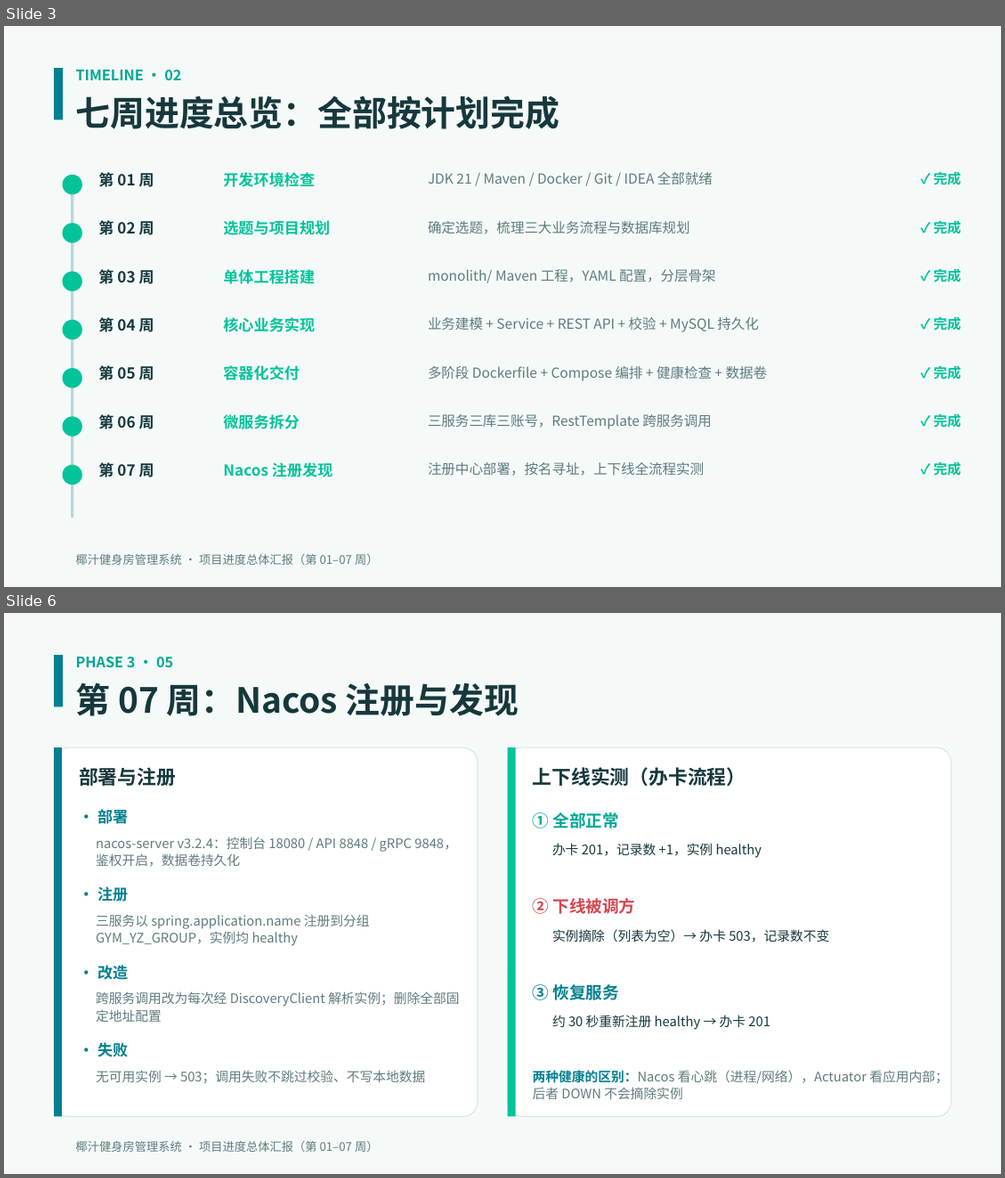
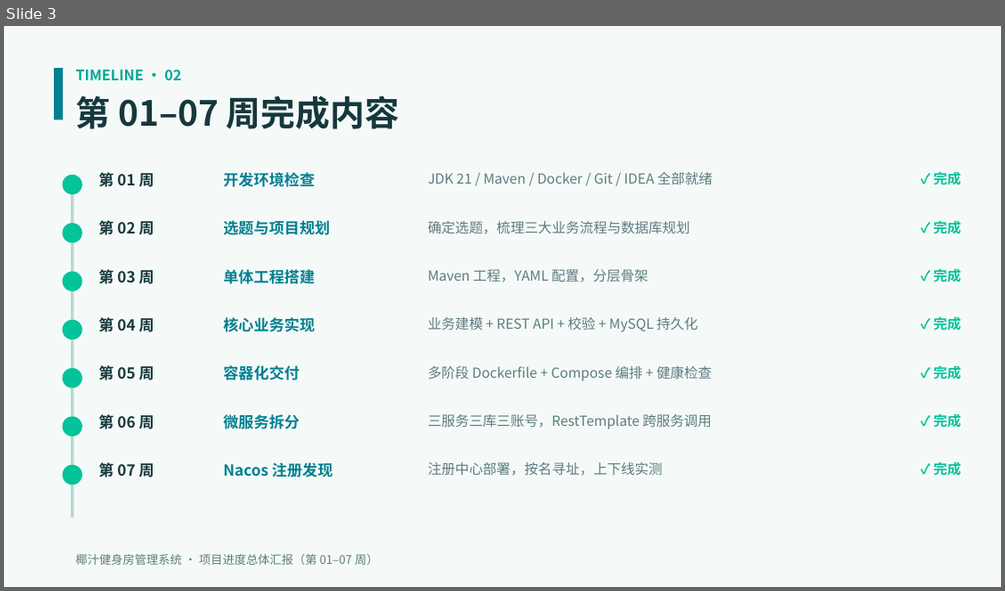
Before and after one commit to lovely7067/Microservices-practice-2412190217, a slide deck: docs/项目进度汇报-第01-07周.pptx. Shown one above the other, each under a label of ours: slides 3 and 6 before the commit, slide 3 after it; the slides between them are not shown. The pictures are 1005x1178 and 1005x591 pixels, drawn with LibreOffice and Linux fonts; fonts in the diff are those of the drawing. Boxes give left, top, right and bottom in pixels: in the first picture for what was removed or moved away, otherwise in the second. Text is boxed around its words. In the diff, an @@ line names an element or a change of style, - is before the commit and + after.

Commit message:
docs: PPT 精简为 7 页——项目介绍、01-07 周概览、关键代码页附真实结果截图（来自 week-06/07 截图库）

```diff
--- a/docs/项目进度汇报-第01-07周.pptx
+++ b/docs/项目进度汇报-第01-07周.pptx
@@ slide 6 removed at (4,613,1001,1174), background #F5FAF9 @@
@@ rectangle removed at (54,655,63,706) @@
@@ text removed at (76,656,173,668) @@
-PHASE 3 · 05
@@ text removed at (76,682,518,716) @@
-第 07 周：Nacos 注册与发现
@@ rounded rectangle removed at (54,747,477,1117) @@
@@ rectangle removed at (54,747,62,1117) @@
@@ text removed at (79,767,176,786) @@
-部署与注册
@@ rounded rectangle removed at (508,747,951,1117) @@
@@ rectangle removed at (508,747,516,1117) @@
@@ text removed at (533,767,746,786) @@
-上下线实测（办卡流程）
@@ text removed at (97,807,128,827) @@
-· 部署
@@ text removed at (533,812,619,828) @@
-① 全部正常
@@ text removed at (96,836,457,867) @@
-nacos-server v3.2.4：控制台 18080 / API 8848 / gRPC 9848，鉴权开启，数据卷持久化
@@ text removed at (552,843,762,858) @@
-办卡 201，记录数 +1，实例 healthy
@@ text removed at (97,886,128,901) @@
-· 注册
@@ text removed at (533,898,635,914) @@
-② 下线被调方
@@ text removed at (96,914,370,946) @@
-三服务以 spring.application.name 注册到分组 GYM_YZ_GROUP，实例均 healthy
@@ text removed at (552,929,829,942) @@
-实例摘除（列表为空）→ 办卡 503，记录数不变
@@ text removed at (97,965,128,980) @@
-· 改造
@@ text removed at (533,984,619,1000) @@
-③ 恢复服务
@@ text removed at (96,991,459,1022) @@
-跨服务调用改为每次经 DiscoveryClient 解析实例；删除全部固定地址配置
@@ text removed at (552,1014,770,1030) @@
-约 30 秒重新注册 healthy → 办卡 201
@@ text removed at (97,1042,128,1057) @@
-· 失败
@@ text removed at (96,1070,425,1083) @@
-无可用实例 → 503；调用失败不跳过校验、不写本地数据
@@ text removed at (533,1070,947,1099) @@
-两种健康的区别：Nacos 看心跳（进程/网络），Actuator 看应用内部；后者 DOWN 不会摘除实例
@@ text removed at (76,1141,378,1151) @@
-椰汁健身房管理系统 · 项目进度总体汇报（第 01–07 周）
@@ slide 3 changed as well @@
@@ text at (76,95,399,129): text changed @@
-七周进度总览：全部按计划完成
+第 01–07 周完成内容
@@ text at (428,269,648,282): text changed @@
-monolith/ Maven 工程，YAML 配置，分层骨架
+Maven 工程，YAML 配置，分层骨架
@@ text at (428,317,698,332): text changed @@
-业务建模 + Service + REST API + 校验 + MySQL 持久化
+业务建模 + REST API + 校验 + MySQL 持久化
@@ text at (428,366,712,381): text changed @@
-多阶段 Dockerfile + Compose 编排 + 健康检查 + 数据卷
+多阶段 Dockerfile + Compose 编排 + 健康检查
@@ text colour #02C39A to #028090 in 7 elements at (223,172,315,187), (223,220,330,235), (223,269,315,284), (223,317,315,332), (223,365,299,380), (223,414,299,429), (223,462,333,477) @@
@@ text at (428,462,663,475): text changed @@
-注册中心部署，按名寻址，上下线全流程实测
+注册中心部署，按名寻址，上下线实测
```
Also in this commit, not shown: 5 other slides changed, 1 slide added, 4 other slides removed.
